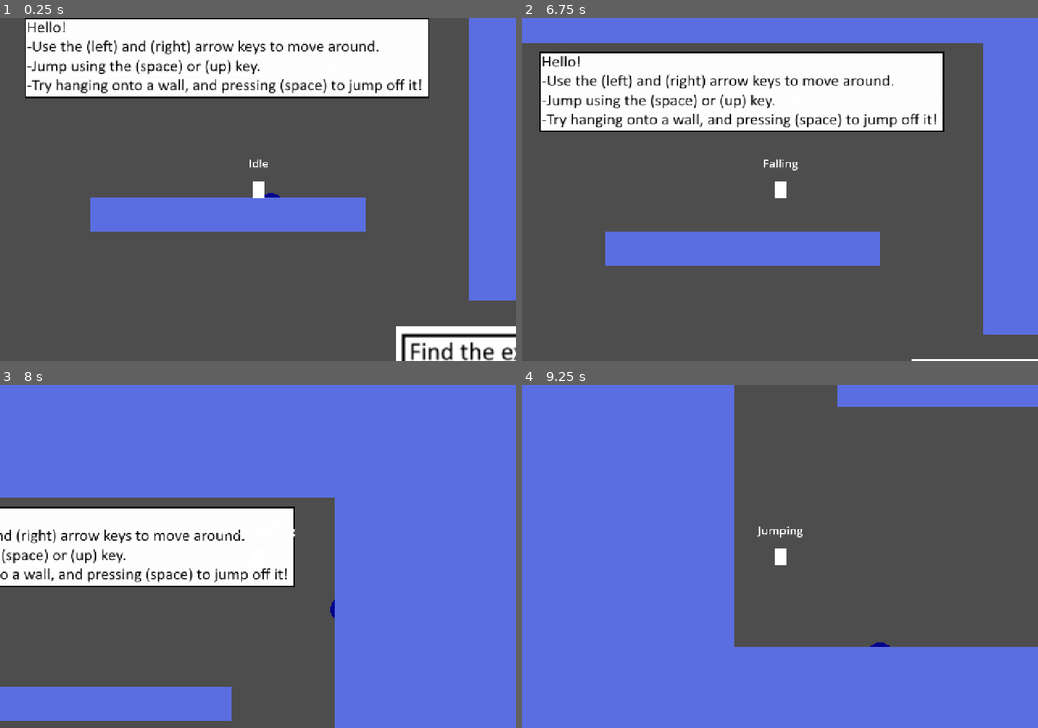
Above: before the commit, frames 1-4 (two rows, left to right).
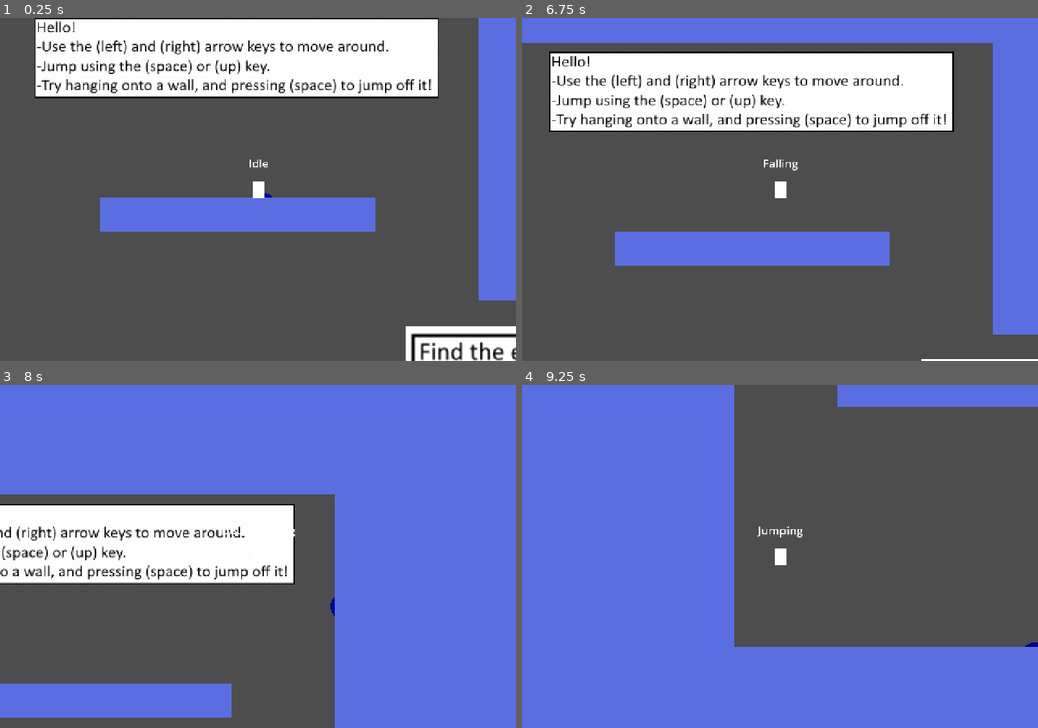
Above: after the commit, the same moments.

Repository: irex681/StateMachinePlatformerGame
Game: Godot game, scene res://main_level.tscn
Two runs of this game, one before a commit and one after it. Both use one fixed random seed, a clock stepped at 60 frames per second and the inputs below.
Inputs:
- Up to frame 1 (0.25 s): no input
- Up to frame 2 (6.75 s): tap Enter at 0.5 s; hold Right (right) 0.53-2.03 s; tap Space (jump) at 0.77, 1.52, 3.02, 3.77, 4.52, 6.02 s; hold Left (left) 2.03-4.28 s; hold Right (right) from 4.28 s (still down)
- Up to frame 3 (8 s): keep holding Right (right); tap Space (jump) at 6.77, 7.52 s
- Up to frame 4 (9.25 s): release Right (right) at 8.03 s; hold Left (left) from 8.03 s (still down); tap Space (jump) at 9.02 s

The runs differ from the first frame. In frame 1, 7.5% of the frame differs, in the area x 4-100%, y 0-100%; in frame 2, 6.5%; in frame 3, 5.2%; in frame 4, less than 0.1%.

Commit message:
Final Update
Added checkpoints, and a new collision system.

Diff:
--- /dev/null
+++ b/Checkpoint.tscn
@@ -0,0 +1,94 @@
+[gd_scene load_steps=3 format=3 uid="uid://cojsm7g3o3wei"]
+
+[ext_resource type="Script" path="res://scripts/checkpoint.gd" id="1_00g1a"]
+
+[sub_resource type="RectangleShape2D" id="RectangleShape2D_ad2dl"]
+size = Vector2(224.5, 255)
+
+[node name="Checkpoint" type="Node2D"]
+position = Vector2(258, 13)
+script = ExtResource("1_00g1a")
+
+[node name="Node" type="Node2D" parent="."]
+position = Vector2(-258, -13)
+
+[node name="ColorRect5" type="ColorRect" parent="Node"]
+offset_left = 80.0
+offset_top = 40.0
+offset_right = 120.0
+offset_bottom = 80.0
+rotation = -1.56764
+metadata/_edit_use_anchors_ = true
+
+[node name="ColorRect6" type="ColorRect" parent="Node"]
+offset_top = 40.0
+offset_right = 40.0
+offset_bottom = 80.0
+rotation = -1.56764
+metadata/_edit_use_anchors_ = true
+
+[node name="ColorRect7" type="ColorRect" parent="Node"]
+offset_left = 40.0
+offset_top = 40.0
+offset_right = 80.0
+offset_bottom = 80.0
+rotation = -1.56764
+color = Color(0, 0, 0, 1)
+metadata/_edit_use_anchors_ = true
+
+[node name="ColorRect8" type="ColorRect" parent="Node"]
+offset_left = 120.0
+offset_top = 40.0
+offset_right = 160.0
+offset_bottom = 80.0
+rotation = -1.56764
+color = Color(0, 0, 0, 1)
+metadata/_edit_use_anchors_ = true
+
+[node name="Node2" type="Node2D" parent="."]
+position = Vector2(-98, 66)
+rotation = -3.14
+
+[node name="ColorRect" type="ColorRect" parent="Node2"]
+offset_left = 80.0
+offset_right = 120.0
+offset_bottom = 40.0
+metadata/_edit_use_anchors_ = true
+
+[node name="ColorRect2" type="ColorRect" parent="Node2"]
+offset_right = 40.0
+offset_bottom = 40.0
+metadata/_edit_use_anchors_ = true
+
+[node name="ColorRect3" type="ColorRect" parent="Node2"]
+offset_left = 40.0
+offset_right = 80.0
+offset_bottom = 40.0
+color = Color(0, 0, 0, 1)
+metadata/_edit_use_anchors_ = true
+
+[node name="ColorRect4" type="ColorRect" parent="Node2"]
+offset_left = 120.0
+offset_right = 160.0
+offset_bottom = 40.0
+color = Color(0, 0, 0, 1)
+metadata/_edit_use_anchors_ = true
+
+[node name="ColorRect" type="ColorRect" parent="."]
+show_behind_parent = true
+offset_left = -258.0
+offset_top = -13.0
+offset_right = -234.0
+offset_bottom = 200.0
+color = Color(0.08, 0.05892, 0.0392, 1)
+
+[node name="Area2D" type="Area2D" parent="."]
+position = Vector2(-557, -98)
+collision_layer = 8
+collision_mask = 0
+
+[node name="CollisionShape2D" type="CollisionShape2D" parent="Area2D"]
+position = Vector2(382, 178)
+shape = SubResource("RectangleShape2D_ad2dl")
+
+[connection signal="area_entered" from="Area2D" to="." method="_on_area_2d_area_entered"]
--- a/main_level.gd
+++ b/main_level.gd
@@ -7,14 +7,14 @@
 func _ready() -> void:
 
 	player.connect("touching_red", respawn_player)
+	player.connect("checkpoint", new_checkpoint)
 	player.position = player_spawn_point.position
 
 func respawn_player():
 	player.position = player_spawn_point.position
 
-
-
-
+func new_checkpoint():
+	player_spawn_point.position = player.position
 
 func _draw() -> void:
 	draw_circle($Player.celllocationfordraw, 12, Color.DARK_BLUE)
--- a/main_level.tscn
+++ b/main_level.tscn
@@ -8,6 +8,7 @@
 [ext_resource type="Texture2D" uid="uid://g4yy1yaxxhhp" path="res://assets/Red Text.png" id="6_v0r3t"]
 [ext_resource type="Texture2D" uid="uid://juli58lk2sbo" path="res://assets/PathSprite.png" id="7_pf0fc"]
 [ext_resource type="PackedScene" uid="uid://bh6k5rnje35mi" path="res://Redbox.tscn" id="8_cclg8"]
+[ext_resource type="PackedScene" uid="uid://cojsm7g3o3wei" path="res://Checkpoint.tscn" id="8_noek3"]
 
 [sub_resource type="TileSetAtlasSource" id="TileSetAtlasSource_ici6q"]
 texture = ExtResource("1_oy6l7")
@@ -70,7 +71,15 @@
 level = NodePath("../TileMapLayer")
 
 [node name="PlayerSpawnPoint" type="Marker2D" parent="."]
-position = Vector2(-4, -49)
+position = Vector2(-13, -49)
+
+[node name="Checkpoint1" parent="." instance=ExtResource("8_noek3")]
+position = Vector2(1187, 1700)
+scale = Vector2(0.223831, 0.223831)
+
+[node name="Checkpoint2" parent="." instance=ExtResource("8_noek3")]
+position = Vector2(2144, 1141)
+scale = Vector2(0.223831, 0.223831)
 
 [node name="WinText" type="Sprite2D" parent="."]
 position = Vector2(3015, 1409)
@@ -344,7 +353,7 @@
 
 [node name="Area2D18" parent="." instance=ExtResource("8_cclg8")]
 position = Vector2(1048, 1017)
-scale = Vector2(2.40055, 3.7828)
+scale = Vector2(2.40055, 3.90281)
 
 [node name="Area2D19" parent="." instance=ExtResource("8_cclg8")]
 position = Vector2(1032, 1099)
--- a/player.tscn
+++ b/player.tscn
@@ -80,7 +80,7 @@
 
 [node name="Hurtbox" type="Area2D" parent="."]
 collision_layer = 0
-collision_mask = 4
+collision_mask = 12
 
 [node name="CollisionShape2D" type="CollisionShape2D" parent="Hurtbox"]
 shape = SubResource("RectangleShape2D_2v4o1")
--- a/project.godot
+++ b/project.godot
@@ -51,6 +51,7 @@
 2d_physics/layer_1="Player"
 2d_physics/layer_2="World"
 2d_physics/layer_3="Enemies"
+2d_physics/layer_4="Checkpoint"
 
 [physics]
 
--- a/scripts/Player.gd
+++ b/scripts/Player.gd
@@ -14,6 +14,7 @@
 @onready var statelabel: Label = $Statelabel
 
 signal touching_red
+signal checkpoint
 
 var collisionpos: Vector2
 var celllocationfordraw: Vector2
@@ -63,6 +64,11 @@
 
 func _on_hurtbox_area_entered(area: Area2D) -> void:
 
-	print("touching red")
-	emit_signal("touching_red")
+	if (area.collision_layer == 4):
+		emit_signal("touching_red")
+	if (area.collision_layer == 8):
+		emit_signal("checkpoint")
+
+
+
 	pass # Replace with function body.
--- /dev/null
+++ b/scripts/checkpoint.gd
@@ -0,0 +1,10 @@
+extends Node2D
+#Need to add funcitonality to change spawn point
+
+
+func _on_area_2d_area_entered(area: Area2D) -> void:
+
+	#player hit checkpoint
+
+
+	pass # Replace with function body.
Binary file added: assets/checkpointflag.png
Not shown, added: assets/checkpointflag.png.import
Not shown: 1 places in main_level.tscn that only renumber resources
